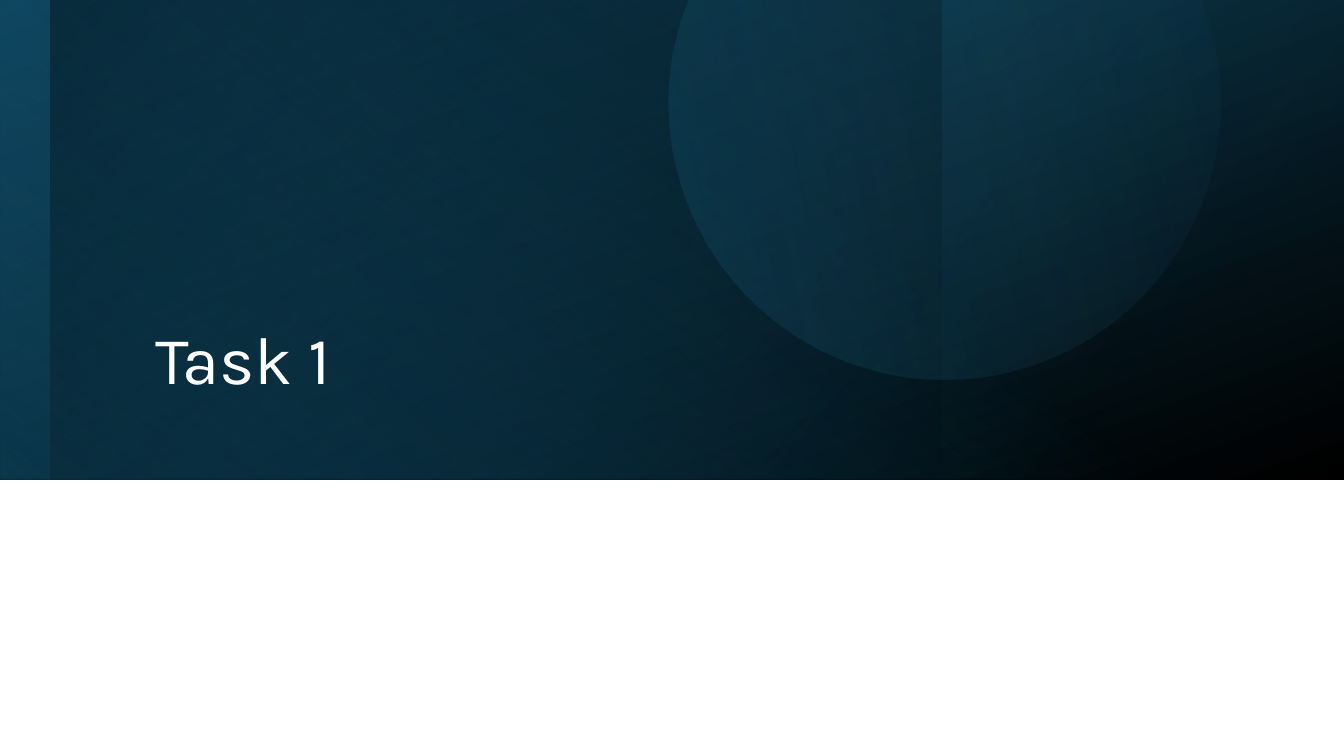
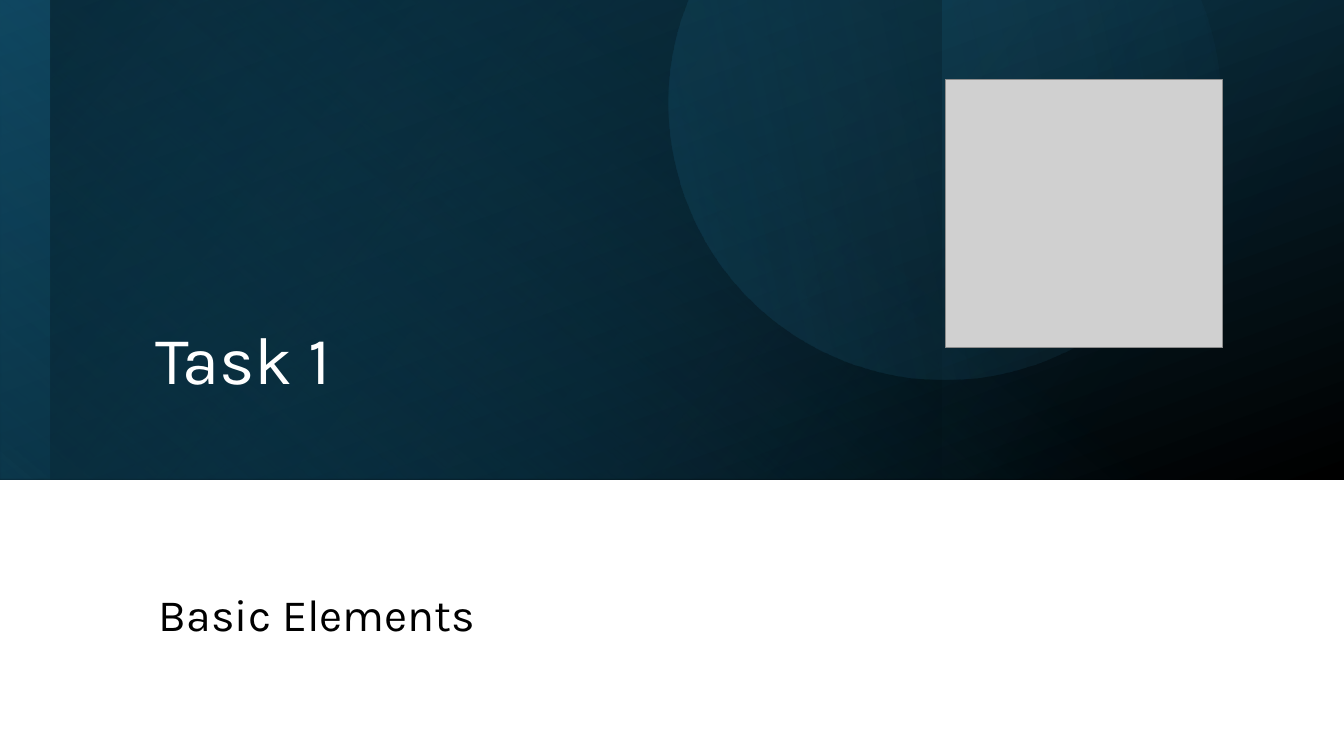
Before and after one commit to sebivenlo/esd-2024-threejs, a slide deck: slide 8 of Präsentation.pptx. Drawn at 1344x756 pixels with LibreOffice and Linux fonts; fonts in the diff are those of the drawing; grey boxes stand for pictures. Boxes give left, top, right and bottom in pixels: in the first picture for what was removed or moved away, otherwise in the second. Text is boxed around its words. In the diff, an @@ line names an element or a change of style, - is before the commit and + after.

```diff
--- a/Präsentation.pptx
+++ b/Präsentation.pptx
@@ picture added at (946,80,1224,347) @@
@@ text added at (159,600,475,632), 32 pt, text #000000 @@
+Basic Elements
```
Also in this commit, not shown: 5 other slides changed.
